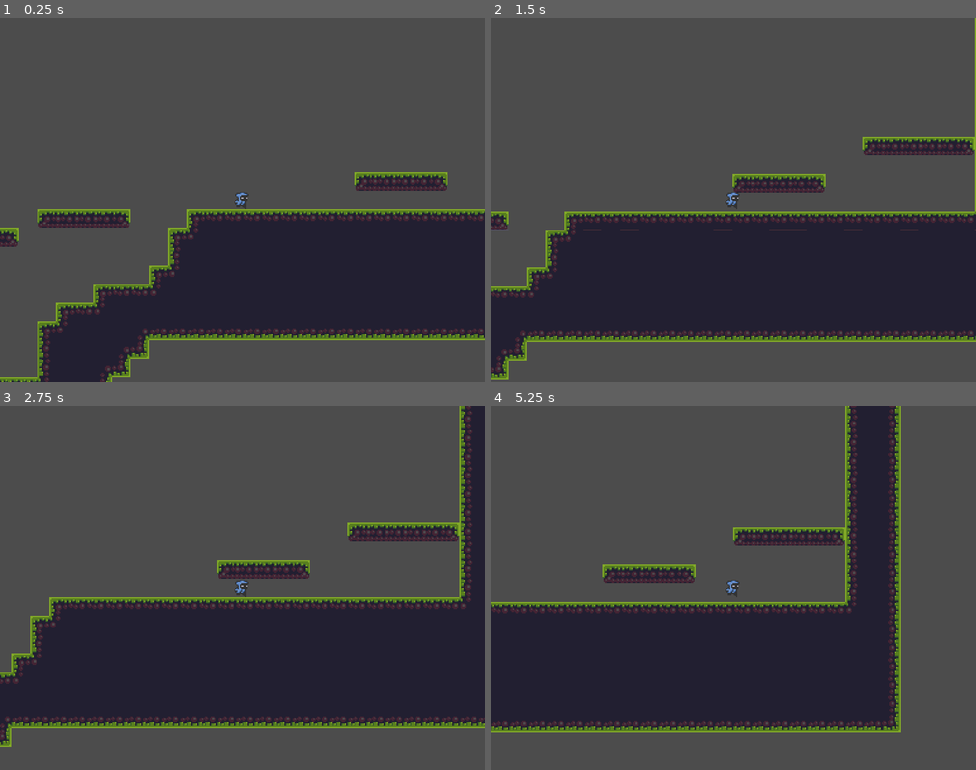
Above: before the commit, frames 1-4 (two rows, left to right).
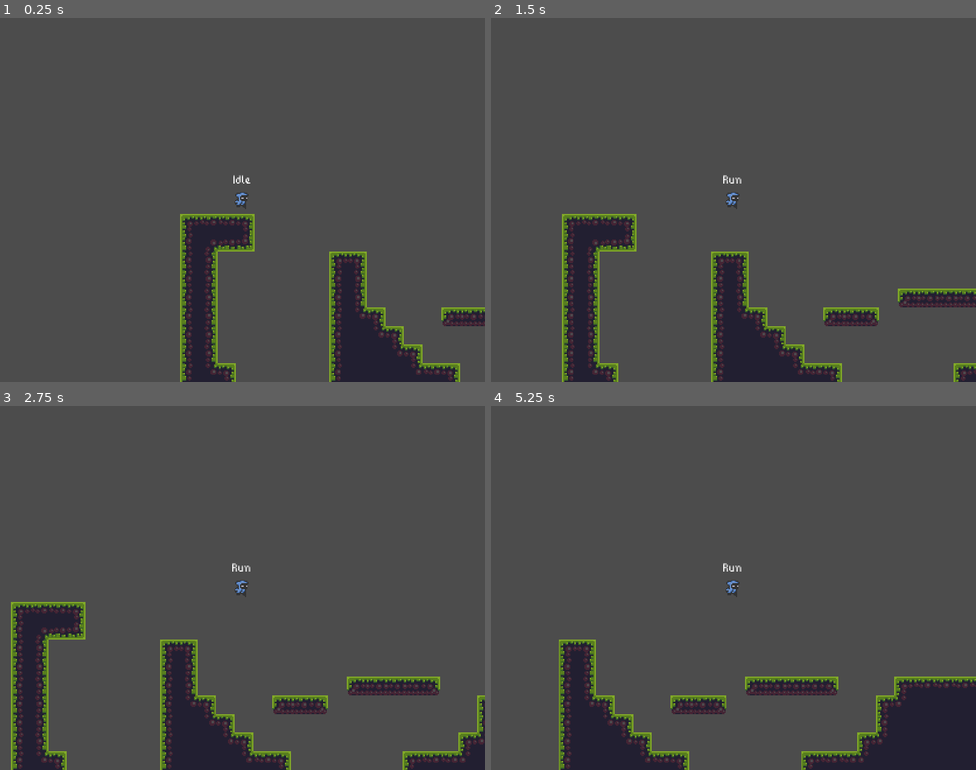
Above: after the commit, the same moments.

Repository: aCube1/Narin
Game: Godot game, scene res://src/main.tscn
Same seed, same stepped clock (60 frames per second), same inputs: the game is played once before the commit and once after it.
Inputs:
- Up to frame 1 (0.25 s): no input
- Up to frame 2 (1.5 s): tap Enter at 0.5 s; hold D (move_right) from 0.53 s (still down); tap Space (move_jump) at 0.6, 0.77, 1.07, 1.35 s
- Up to frame 3 (2.75 s): tap Space (move_jump) at 1.52, 1.82, 2.1 s; release D (move_right) at 2.03 s; hold A (move_left) from 2.03 s (still down)
- Up to frame 4 (5.25 s): release A (move_left) at 2.78 s; hold D (move_right) 2.78-4.28 s; tap Space (move_jump) at 2.85, 3.02, 3.32, 3.6, 3.77, 4.07, 4.35, 4.52, 4.82, 5.1 s; hold A (move_left) 4.28-5.03 s; hold D (move_right) from 5.03 s (still down)

The runs differ from the first frame. In frame 1, 32% of the frame differs, in the area x 0-100%, y 42-100%; in frame 2, 37%; in frame 3, 42%; in frame 4, 44%, in the area x 0-100%, y 0-100%.

Commit message:
Add automata state machine:   Add idle and run state, both can only be use with Actors.   Add Actor class, used in movable entities.   Add autoload globals.   Remove character class.

Diff:
--- a/assets/Character.tscn
+++ /dev/null
@@ -1,3 +0,0 @@
-[gd_scene format=2]
-
-[node name="Node" type="Node"]
--- /dev/null
+++ b/assets/fonts/BitPotion/BitPotion.tres
@@ -0,0 +1,6 @@
+[gd_resource type="DynamicFont" load_steps=2 format=2]
+
+[ext_resource path="res://assets/fonts/BitPotion/BitPotion.ttf" type="DynamicFontData" id=1]
+
+[resource]
+font_data = ExtResource( 1 )
--- a/project.godot
+++ b/project.godot
@@ -10,12 +10,30 @@
 
 _global_script_classes=[ {
 "base": "KinematicBody2D",
-"class": "Character",
+"class": "Actor",
 "language": "GDScript",
-"path": "res://src/entities/character.gd"
+"path": "res://src/actors/actor.gd"
+}, {
+"base": "Actor",
+"class": "Player",
+"language": "GDScript",
+"path": "res://src/actors/player/mage.gd"
+}, {
+"base": "Reference",
+"class": "State",
+"language": "GDScript",
+"path": "res://src/actors/state_machine/state.gd"
+}, {
+"base": "Node",
+"class": "StateMachine",
+"language": "GDScript",
+"path": "res://src/actors/state_machine/state_machine.gd"
 } ]
 _global_script_class_icons={
-"Character": ""
+"Actor": "",
+"Player": "",
+"State": "",
+"StateMachine": ""
 }
 
 [application]
@@ -23,6 +41,10 @@
 config/name="Narin"
 run/main_scene="res://src/main.tscn"
 config/icon="res://icon.png"
+
+[autoload]
+
+Global="*res://src/globals.gd"
 
 [display]
 
@@ -35,6 +57,10 @@
 [gdnative]
 
 singletons=[  ]
+
+[gui]
+
+theme/custom_font="res://assets/fonts/BitPotion/BitPotion.tres"
 
 [importer_defaults]
 
--- /dev/null
+++ b/src/actors/actor.gd
@@ -0,0 +1,31 @@
+extends KinematicBody2D
+class_name Actor
+
+const DIR_LEFT: int = -1
+const DIR_RIGHT: int  = 1
+
+export(int) var acceleration := 700
+export(float) var ground_friction := 48.0
+export(float) var slip_friction := 24.0
+export(float) var air_friction := 8.0
+
+export(float) var time_to_ascent := 0.40
+export(float) var time_to_descent := 0.30
+export(float) var jump_height := 128
+export(float) var jump_distance := 210
+
+var current_snap := Global.DEFAULT_SNAP
+var velocity := Vector2.ZERO
+var can_jump: bool = false
+var direction: int
+
+onready var normal_gravity: float = (2.0 * jump_height) / pow(time_to_ascent, 2)
+onready var fall_gravity: float = (2.0 * jump_height) / pow(time_to_descent, 2)
+onready var jump_force: float = (2.0 * jump_height) / time_to_ascent
+onready var max_speed: float = jump_distance / (2.0 * time_to_ascent)
+
+func _physics_process(_delta: float) -> void:
+	velocity = move_and_slide_with_snap(velocity, current_snap, Vector2.UP)
+
+func set_direction(dir: int) -> void:
+	direction = dir
--- /dev/null
+++ b/src/actors/player/mage.gd
@@ -0,0 +1,47 @@
+extends Actor
+class_name Player
+
+enum States {
+	IDLE,
+	RUN,
+}
+
+onready var StateMachine := $StateMachine
+onready var IdleState: State = preload("./states/idle.gd").new()
+onready var RunState: State = preload("./states/run.gd").new()
+
+var	_directions := {
+	"left": DIR_LEFT,
+	"right": DIR_RIGHT,
+}
+
+func _ready() -> void:
+	var states := {
+		States.IDLE: {
+			"handler": IdleState,
+			"change_to": States.RUN,
+		},
+		States.RUN: {
+			"handler": RunState,
+			"change_to": StateMachine.PREVIOUS,
+		},
+	}
+	StateMachine.configure(states, States.IDLE)
+
+func _process(_delta: float) -> void:
+	direction = 0
+	for dir in _directions.keys():
+		if Input.is_action_pressed("move_%s" % dir):
+			direction = _directions[dir]
+
+func _on_StateMachine_state_changed(new_state) -> void:
+	var text: String = ""
+	match new_state:
+		States.IDLE:
+			text = "Idle"
+		States.RUN:
+			text = "Run"
+		_:
+			text = "Undefined State"
+
+	$DebugContainer/State.text = text
--- a/src/entities/player/mage.tscn
+++ b/src/actors/player/mage.tscn
@@ -1,10 +1,11 @@
-[gd_scene load_steps=24 format=2]
+[gd_scene load_steps=25 format=2]
 
 [ext_resource path="res://assets/player/idle.png" type="Texture" id=1]
 [ext_resource path="res://assets/player/jump.png" type="Texture" id=2]
-[ext_resource path="res://assets/player/run.png" type="Texture" id=3]
+[ext_resource path="res://src/actors/player/mage.gd" type="Script" id=3]
 [ext_resource path="res://assets/player/fall.png" type="Texture" id=4]
-[ext_resource path="res://src/entities/player/mage.gd" type="Script" id=5]
+[ext_resource path="res://assets/player/run.png" type="Texture" id=5]
+[ext_resource path="res://src/actors/state_machine/state_machine.gd" type="Script" id=6]
 
 [sub_resource type="RectangleShape2D" id=1]
 extents = Vector2( 10, 14 )
@@ -37,6 +38,30 @@
 atlas = ExtResource( 2 )
 region = Rect2( 32, 0, 16, 16 )
 
+[sub_resource type="AtlasTexture" id=7]
+atlas = ExtResource( 5 )
+region = Rect2( 0, 0, 16, 16 )
+
+[sub_resource type="AtlasTexture" id=8]
+atlas = ExtResource( 5 )
+region = Rect2( 16, 0, 16, 16 )
+
+[sub_resource type="AtlasTexture" id=9]
+atlas = ExtResource( 5 )
+region = Rect2( 32, 0, 16, 16 )
+
+[sub_resource type="AtlasTexture" id=10]
+atlas = ExtResource( 5 )
+region = Rect2( 48, 0, 16, 16 )
+
+[sub_resource type="AtlasTexture" id=11]
+atlas = ExtResource( 5 )
+region = Rect2( 64, 0, 16, 16 )
+
+[sub_resource type="AtlasTexture" id=12]
+atlas = ExtResource( 5 )
+region = Rect2( 80, 0, 16, 16 )
+
 [sub_resource type="AtlasTexture" id=16]
 atlas = ExtResource( 4 )
 region = Rect2( 0, 0, 16, 16 )
@@ -48,30 +73,6 @@
 [sub_resource type="AtlasTexture" id=18]
 atlas = ExtResource( 4 )
 region = Rect2( 32, 0, 16, 16 )
-
-[sub_resource type="AtlasTexture" id=7]
-atlas = ExtResource( 3 )
-region = Rect2( 0, 0, 16, 16 )
-
-[sub_resource type="AtlasTexture" id=8]
-atlas = ExtResource( 3 )
-region = Rect2( 16, 0, 16, 16 )
-
-[sub_resource type="AtlasTexture" id=9]
-atlas = ExtResource( 3 )
-region = Rect2( 32, 0, 16, 16 )
-
-[sub_resource type="AtlasTexture" id=10]
-atlas = ExtResource( 3 )
-region = Rect2( 48, 0, 16, 16 )
-
-[sub_resource type="AtlasTexture" id=11]
-atlas = ExtResource( 3 )
-region = Rect2( 64, 0, 16, 16 )
-
-[sub_resource type="AtlasTexture" id=12]
-atlas = ExtResource( 3 )
-region = Rect2( 80, 0, 16, 16 )
 
 [sub_resource type="SpriteFrames" id=6]
 animations = [ {
@@ -85,20 +86,20 @@
 "name": "jump",
 "speed": 5.0
 }, {
+"frames": [ SubResource( 7 ), SubResource( 8 ), SubResource( 9 ), SubResource( 10 ), SubResource( 11 ), SubResource( 12 ) ],
+"loop": true,
+"name": "run",
+"speed": 5.0
+}, {
 "frames": [ SubResource( 16 ), SubResource( 17 ), SubResource( 18 ) ],
 "loop": true,
 "name": "fall",
-"speed": 5.0
-}, {
-"frames": [ SubResource( 7 ), SubResource( 8 ), SubResource( 9 ), SubResource( 10 ), SubResource( 11 ), SubResource( 12 ) ],
-"loop": true,
-"name": "run",
 "speed": 5.0
 } ]
 
 [node name="Mage" type="KinematicBody2D"]
 collision_mask = 14
-script = ExtResource( 5 )
+script = ExtResource( 3 )
 __meta__ = {
 "_edit_group_": true
 }
@@ -115,3 +116,21 @@
 
 [node name="Camera" type="Camera2D" parent="."]
 current = true
+
+[node name="StateMachine" type="Node" parent="."]
+script = ExtResource( 6 )
+
+[node name="DebugContainer" type="CenterContainer" parent="."]
+margin_top = -35.0
+margin_bottom = -35.0
+rect_scale = Vector2( 2, 2 )
+use_top_left = true
+
+[node name="State" type="Label" parent="DebugContainer"]
+margin_left = -5.0
+margin_top = -7.0
+margin_right = 5.0
+margin_bottom = 7.0
+text = "00"
+
+[connection signal="state_changed" from="StateMachine" to="." method="_on_StateMachine_state_changed"]
--- /dev/null
+++ b/src/actors/player/states/idle.gd
@@ -0,0 +1,13 @@
+extends State
+
+func enter(owner: Node) -> void:
+	if not owner is Actor:
+		push_error("Idle can only be used with actors")
+		return
+
+func update(_delta: float, owner: Node) -> void:
+	if owner.direction != 0:
+		complete("run")
+
+func physics_update(delta: float, owner: Node) -> void:
+	owner.velocity.x = lerp(owner.velocity.x, 0, owner.ground_friction * delta) as int
--- /dev/null
+++ b/src/actors/player/states/run.gd
@@ -0,0 +1,23 @@
+extends State
+
+var _last_direction: float
+
+func enter(owner: Node) -> void:
+	if not owner is Actor:
+		push_error("Run can only be used with actors")
+		return
+
+func update(_delta: float, owner: Node) -> void:
+	if owner.direction == 0:
+		complete()
+
+func physics_update(delta: float, owner: Node) -> void:
+	if not owner is Actor:
+		return
+
+	owner.velocity.x += owner.acceleration * owner.direction * delta
+	owner.velocity.x = clamp(owner.velocity.x, -owner.max_speed, owner.max_speed)
+	if _last_direction != owner.direction:
+		owner.velocity.x = lerp(owner.velocity.x, 0, owner.slip_friction * delta) as int
+
+	_last_direction = owner.direction
--- /dev/null
+++ b/src/actors/state_machine/state.gd
@@ -0,0 +1,23 @@
+extends Reference
+class_name State
+
+signal completed(change_key)
+
+func enter(_owner: Node) -> void:
+	pass
+
+func exit(_owner: Node) -> void:
+	pass
+
+func update(_delta: float, _owner: Node) -> void:
+	pass
+
+func physics_update(_delta: float, _owner: Node) -> void:
+	pass
+
+func input(_event: InputEvent, _owner: Node) -> void:
+	pass
+
+# Call this to trigger StateMachine transition to next state
+func complete(change_key: String = "") -> void:
+	emit_signal("completed", change_key)
--- /dev/null
+++ b/src/actors/state_machine/state_machine.gd
@@ -0,0 +1,93 @@
+extends Node
+class_name StateMachine
+
+signal state_changed(new_state)
+
+export(bool) var enabled := true
+
+var current_state_id: int = NO_STATE
+var initialized: bool = false
+
+var states: Dictionary = {}
+var current_state: Dictionary
+var next_state: int = NO_STATE
+var previous_state_id: int = NO_STATE
+var initial_state: int
+
+const NO_STATE: int = -2
+const PREVIOUS: int = -1
+
+func _process(delta: float) -> void:
+	if !enabled:
+		return
+
+	if !initialized:
+		change_to_initial_state()
+		return
+
+	if next_state != NO_STATE and next_state != current_state_id:
+		if next_state == PREVIOUS:
+			change_to_state(previous_state_id)
+		elif states.get(next_state) != null:
+			change_to_state(next_state)
+		else:
+			push_error("Next state doesn't exist")
+		next_state = NO_STATE
+
+	if current_state.has("handler"):
+		current_state.handler.update(delta, owner)
+
+func _physics_process(delta: float) -> void:
+	if current_state.has("handler"):
+		current_state.handler.physics_update(delta, owner)
+
+func _input(event: InputEvent) -> void:
+	if current_state.has("handler"):
+		current_state.handler.input(event, owner)
+
+func configure(states_obj: Dictionary = {}, initial_state_id: int = 0) -> void:
+	for key in states_obj:
+		if states_obj[key] is Dictionary:
+			states[key] = states_obj.get(key)
+	initial_state = initial_state_id
+
+func change_to_initial_state() -> void:
+	initialized = true
+	change_to_state(initial_state)
+
+func change_to_next_state(change_key: String) -> void:
+	if current_state.has("change_to") and (next_state == NO_STATE or next_state == current_state_id):
+		if change_key != "" and current_state.has(change_key):
+			next_state = current_state.change_to[change_key]
+		else:
+			next_state = current_state.change_to
+
+func change_to_state(id: int) -> void:
+	if not states.has(id):
+		return
+
+	if current_state_id != NO_STATE:
+		current_state.handler.exit(owner)
+		previous_state_id = current_state_id
+
+	set_current_state(id)
+	current_state.handler.enter(owner)
+	if not current_state.handler.is_connected("completed", self, "_on_CurrentState_completed"):
+		current_state.handler.connect("completed", self, "_on_CurrentState_completed")
+	emit_signal("state_changed", id)
+
+func change_to(id: int) -> void:
+	next_state = id
+
+func set_current_state(id: int) -> void:
+	current_state = states.get(id)
+	current_state_id = id
+
+func get_current_state() -> int:
+	return current_state_id
+
+func is_current_state(id: int) -> bool:
+	return current_state_id == id
+
+func _on_CurrentState_completed(change_key) -> void:
+	change_to_next_state(change_key)
--- a/src/entities/character.gd
+++ /dev/null
@@ -1,134 +0,0 @@
-extends KinematicBody2D
-class_name Character
-
-const SNAP_VECTOR := Vector2.DOWN * 8.0
-
-export(float) var coyote_time := 0.10
-export(float) var jump_buffer_timer := 0.15
-
-# Horizontal Movement
-export(int) var acceleration := 700
-export(float) var stop_friction := 24.0 # Stop walking friction
-export(float) var air_fritction := 8.0 # Air walking friction
-export(float) var friction := 48.0 # Change direction friction
-
-# Vertical Movement
-export(float) var time_to_jump_peak := 0.40
-export(float) var time_to_jump_descent := 0.30
-export(float) var jump_height := 128
-export(float) var jump_distance := 210
-
-var is_grounded := true
-var is_jumping := false
-var is_falling := false
-var jumpped := false
-
-var _velocity := Vector2.ZERO
-var _last_direction: float
-
-var _last_jump := false
-var _can_jump := false
-var _jumping := false
-var _current_snap := SNAP_VECTOR
-
-onready var _gravity: float = (2.0 * jump_height) / pow(time_to_jump_peak, 2)
-onready var _fall_gravity: float = (2.0 * jump_height) / pow(time_to_jump_descent, 2)
-onready var _jump_force: float = (2.0 * jump_height ) / time_to_jump_peak
-onready var _max_speed: float = jump_distance / (2.0 * time_to_jump_peak)
-onready var CoyoteTimer := Timer.new()
-onready var JumpBuffer := Timer.new()
-
-func _ready() -> void:
-	CoyoteTimer.wait_time = coyote_time
-	CoyoteTimer.one_shot = true
-
-	JumpBuffer.wait_time = jump_buffer_timer
-	JumpBuffer.one_shot = true
-
-	var success: int
-	success = CoyoteTimer.connect("timeout", self, "_on_CoyoteTimer_timeout")
-	if success != OK:
-		push_error("Cannot connect Coyote Timer")
-
-	success = JumpBuffer.connect("timeout", self, "_on_JumpBuffer_timeout")
-	if success != OK:
-		push_error("Cannot connect Jump Buffer Timer")
-
-	add_child(JumpBuffer)
-	add_child(CoyoteTimer)
-
-func _physics_process(delta: float) -> void:
-	# Character can't fall while not look down
-	if not is_grounded:
-		_velocity.y += get_current_gravity() * delta
-		if _can_jump and CoyoteTimer.is_stopped():
-			CoyoteTimer.start()
-	if not CoyoteTimer.is_stopped():
-		_velocity.y = 0
-
-	# Don't snap to the ground if is jumping
-	_current_snap = SNAP_VECTOR if not is_jumping else Vector2.ZERO
-
-	_velocity = move_and_slide_with_snap(_velocity, _current_snap, Vector2.UP)
-	if is_on_floor():
-		is_jumping = false
-		is_grounded = true
-		_can_jump = true
-	else:
-		is_grounded = false
-
-func _process(_delta: float) -> void:
-	is_falling = _velocity.y > 0.0 and not is_jumping
-
-	if is_grounded:
-		_jumping = false
-
-func _on_CoyoteTimer_timeout() -> void:
-	_can_jump = false
-
-func _on_JumpBuffer_timeout() -> void:
-	_jumping = false
-
-func jump() -> void:
-	# If "jump" just pressed, apply jump
-	if jumpped and not _last_jump:
-		_jumping = true
-		# If can't jump, store the input to use later
-		if (not _can_jump or is_falling) and JumpBuffer.is_stopped():
-			JumpBuffer.start()
-
-	if _jumping and _can_jump:
-		_velocity.y = -_jump_force
-		_can_jump = false
-		is_jumping = true
-		CoyoteTimer.stop()
-		JumpBuffer.stop()
-
-	if not jumpped and _velocity.y < 0.0:
-		_velocity.y -= _velocity.y / 2
-
-	# Store last input
-	if _last_jump != jumpped:
-		_last_jump = jumpped
-
-func move(direction: float) -> void:
-	var delta := get_physics_process_delta_time()
-	direction = clamp(direction, -1.0, 1.0)
-
-	if direction != 0:
-		_velocity.x += acceleration * direction * delta
-		_velocity.x = clamp(_velocity.x, -_max_speed, _max_speed)
-		if _last_direction != direction:
-			_velocity.x = int(lerp(_velocity.x, 0, friction * delta))
-
-	if direction == 0:
-		if is_grounded or not CoyoteTimer.is_stopped():
-			_velocity.x = int(lerp(_velocity.x, 0, stop_friction * delta))
-		elif not is_jumping:
-			_velocity.x = int(lerp(_velocity.x, 0, air_fritction * delta))
-
-	if direction != 0 and _last_direction != direction:
-		_last_direction = direction
-
-func get_current_gravity() -> float:
-	return _fall_gravity if is_falling else _gravity
--- a/src/entities/player/mage.gd
+++ /dev/null
@@ -1,17 +0,0 @@
-extends Character
-
-var _direction := 0.0
-
-func _ready() -> void:
-	pass
-
-func _process(_delta: float) -> void:
-	_direction = Input.get_action_strength("move_right") - Input.get_action_strength("move_left")
-
-	if Input.is_action_just_pressed("move_jump"):
-		jumpped = true
-	if Input.is_action_just_released("move_jump"):
-		jumpped = false
-
-	move(_direction)
-	jump()
--- /dev/null
+++ b/src/globals.gd
@@ -0,0 +1,6 @@
+extends Node
+
+const DEFAULT_SNAP := Vector2.DOWN * 0.8
+
+func _ready() -> void:
+	pass
--- a/src/main.tscn
+++ b/src/main.tscn
@@ -1,7 +1,7 @@
 [gd_scene load_steps=19 format=2]
 
 [ext_resource path="res://assets/tileset.png" type="Texture" id=1]
-[ext_resource path="res://src/entities/player/mage.tscn" type="PackedScene" id=2]
+[ext_resource path="res://src/actors/player/mage.tscn" type="PackedScene" id=2]
 
 [sub_resource type="ConvexPolygonShape2D" id=1]
 points = PoolVector2Array( 0, 0, 64, 0, 64, 64, 0, 64 )
@@ -49,6 +49,7 @@
 points = PoolVector2Array( 0, 0, 64, 0, 64, 64, 0, 64 )
 
 [sub_resource type="TileSet" id=13]
+resource_local_to_scene = true
 0/name = "Ground"
 0/texture = ExtResource( 1 )
 0/tex_offset = Vector2( 0, 0 )
@@ -190,11 +191,11 @@
 
 [node name="Main" type="Node2D"]
 
-[node name="Mage" parent="." instance=ExtResource( 2 )]
-position = Vector2( 672, 78 )
-
 [node name="TestLevel" type="TileMap" parent="."]
 scale = Vector2( 0.5, 0.5 )
 tile_set = SubResource( 13 )
 format = 1
 tile_data = PoolIntArray( -720855, 0, 0, -720854, 0, 2, -655319, 0, 65536, -655318, 0, 65539, -589784, 0, 0, -589783, 0 …(7018 unchanged characters)…
+
+[node name="Mage" parent="." instance=ExtResource( 2 )]
+position = Vector2( -149, -56 )
Binary file added: assets/fonts/BitPotion/BitPotion.ttf
